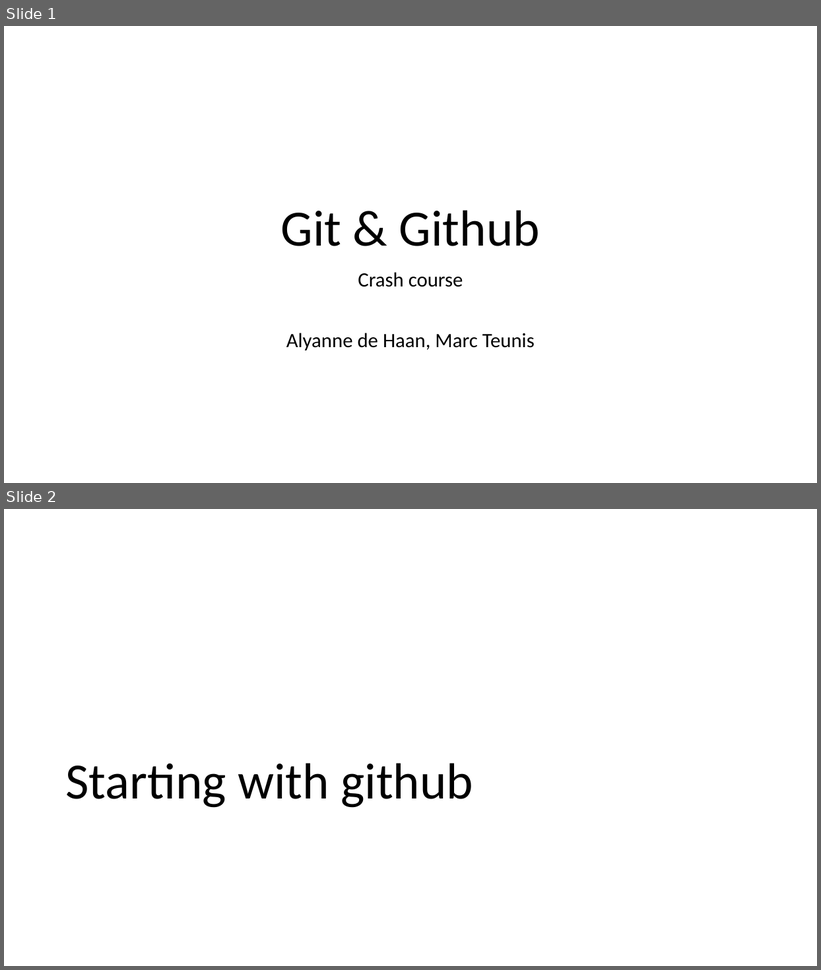
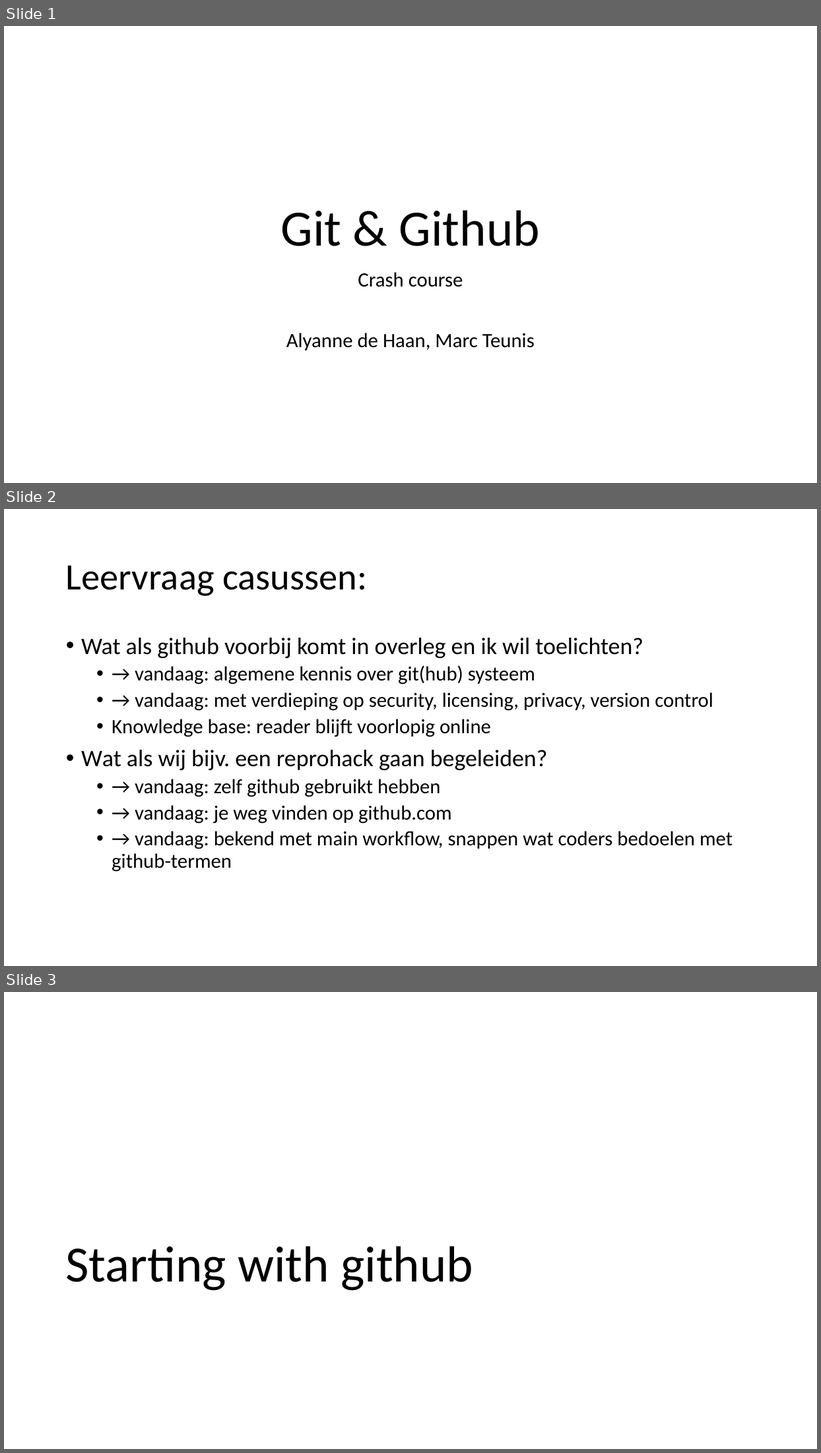
Before and after one commit to VHP4Safety/github_intro_training, a slide deck: powerpoints/github_part1.pptx. Shown one above the other, each under a label of ours: slides 1 and 2 before the commit, slides 1, 2 and 3 after it. The pictures are 821x970 and 821x1453 pixels, drawn with LibreOffice and Linux fonts; fonts in the diff are those of the drawing. Boxes give left, top, right and bottom in pixels: in the first picture for what was removed or moved away, otherwise in the second. Text is boxed around its words. In the diff, an @@ line names an element or a change of style, - is before the commit and + after.

```diff
--- a/powerpoints/github_part1.pptx
+++ b/powerpoints/github_part1.pptx
@@ slide 2 added at bbox=[4, 509, 817, 966], background #FFFFFF @@
@@ title added at bbox=[66, 565, 367, 596], 44 pt, text #000000 @@
+Leervraag casussen:
@@ text added at bbox=[81, 638, 733, 872], 24 pt, text #000000 @@
+• Wat als github voorbij komt in overleg en ik wil toelichten?
+  • → vandaag: algemene kennis over git(hub) systeem
+  • → vandaag: met verdieping op security, licensing, privacy, version control
+  • Knowledge base: reader blijft voorlopig online
+• Wat als wij bijv. een reprohack gaan begeleiden?
+  • → vandaag: zelf github gebruikt hebben
+  • → vandaag: je weg vinden op github.com
+  • → vandaag: bekend met main workflow, snappen wat coders bedoelen met github-termen
@@ what was slide 2 is now slide 3 @@
```
Also in this commit, not shown: 1 other file.
